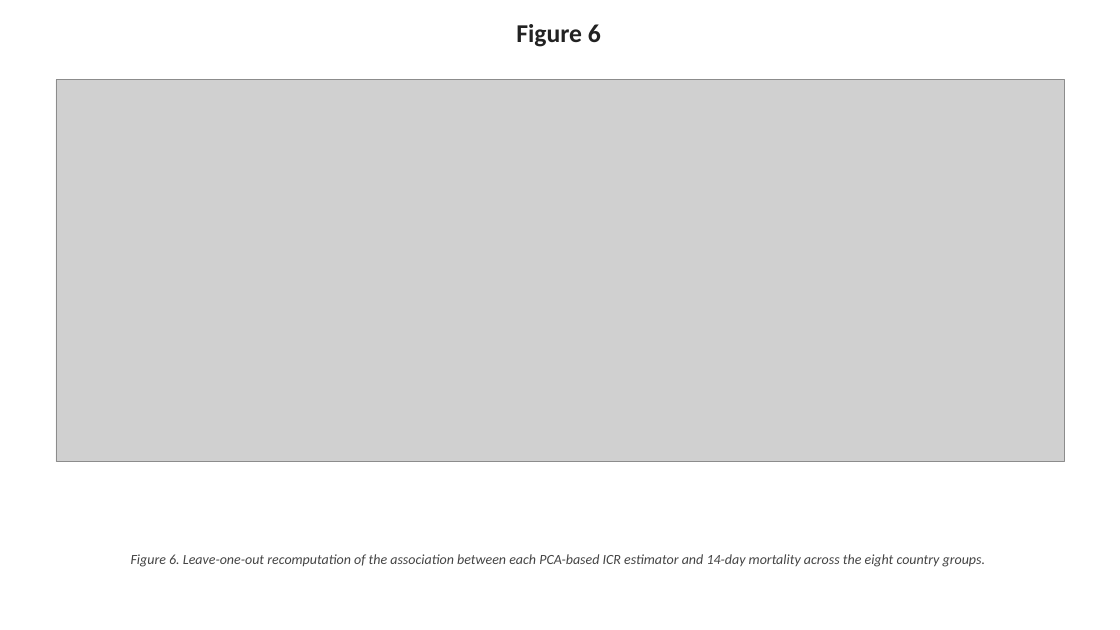
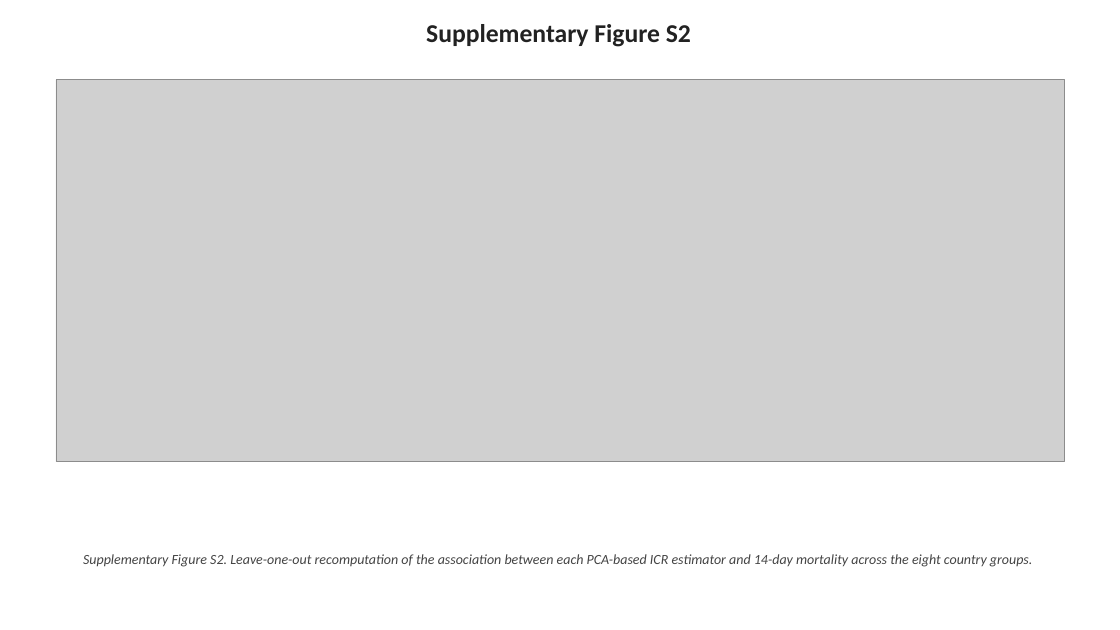
Before and after one commit to bougtoir/linko-icr-paper, a slide deck: slide 7 of icr_paper/LINKO_figures_english.pptx. Drawn at 1120x630 pixels with LibreOffice and Linux fonts; fonts in the diff are those of the drawing; grey boxes stand for pictures. Boxes give left, top, right and bottom in pixels: in the first picture for what was removed or moved away, otherwise in the second. Text is boxed around its words. In the diff, an @@ line names an element or a change of style, - is before the commit and + after.

```diff
--- a/icr_paper/LINKO_figures_english.pptx
+++ b/icr_paper/LINKO_figures_english.pptx
@@ text at (426,24,691,47): text changed @@
-Figure 6
+Supplementary Figure S2
@@ text at (83,554,1032,567): text changed @@
-Figure 6. Leave-one-out recomputation of the association between each PCA-based ICR estimator and 14-day mortality across the eight country groups.
+Supplementary Figure S2. Leave-one-out recomputation of the association between each PCA-based ICR estimator and 14-day mortality across the eight country groups.
```
Also in this commit, not shown: 3 other slides changed, 6 other files.
